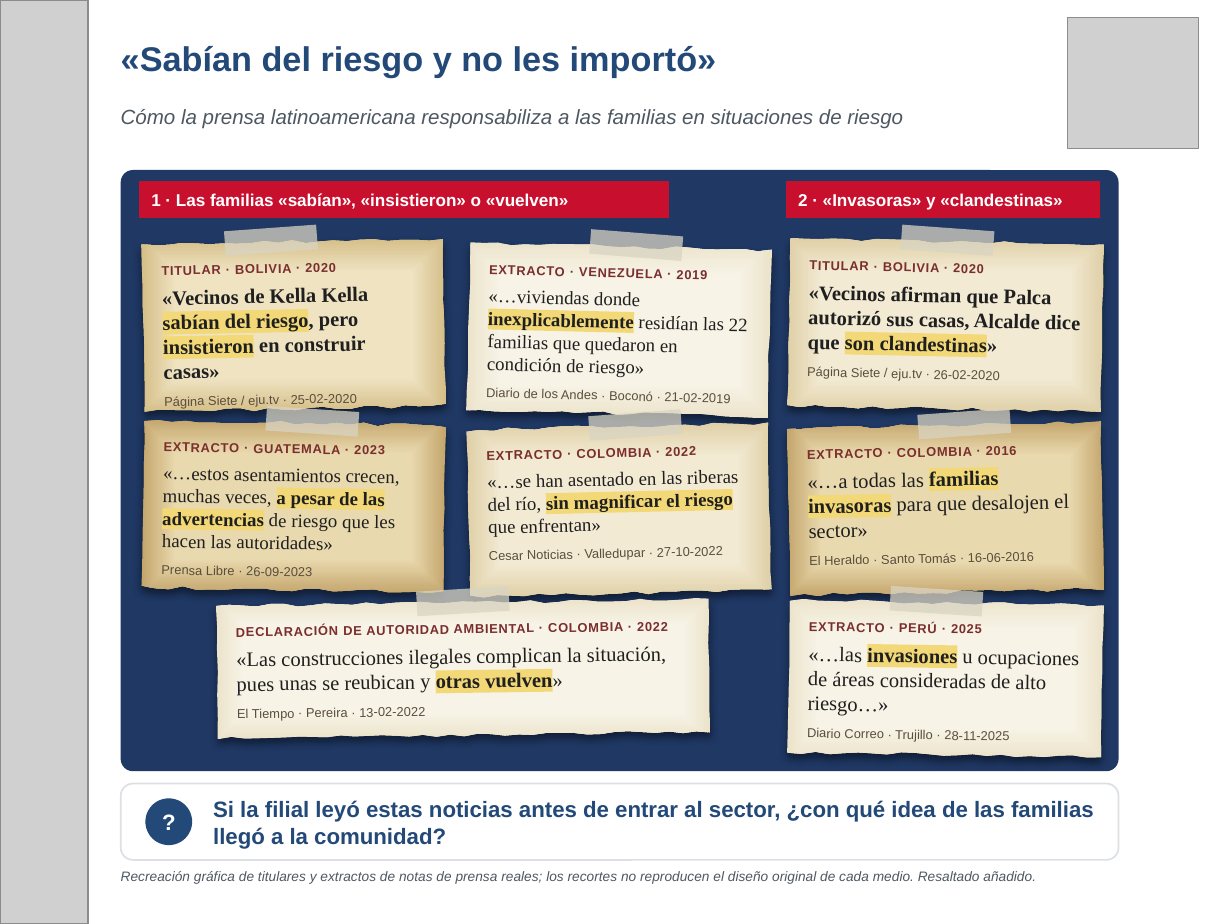
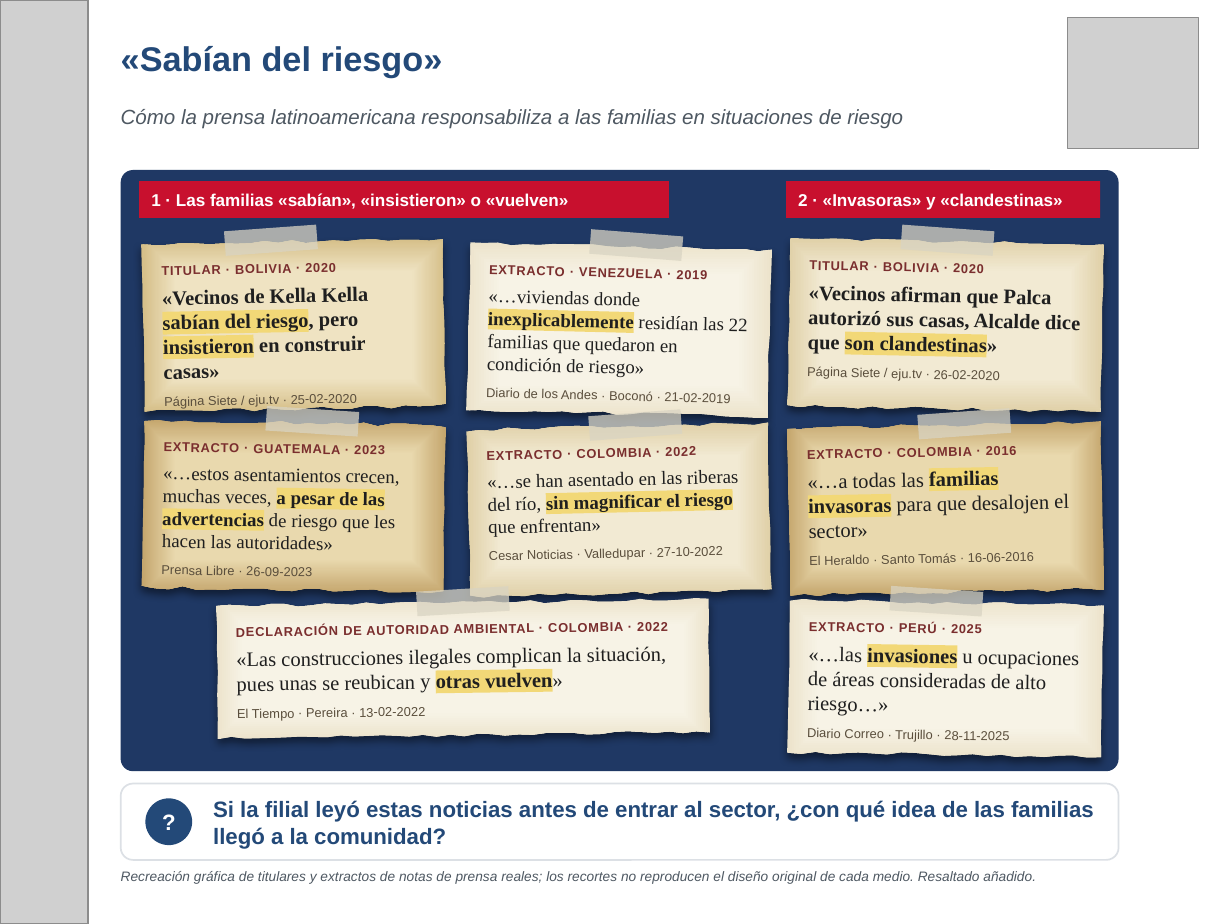
Before and after one commit to fmblancop/Hoja-de-Ruta-CRV, a slide deck: slide 3 of Hoja_de_Ruta_CRV_presentacion.pptx. Drawn at 1232x924 pixels with LibreOffice and Linux fonts; fonts in the diff are those of the drawing; grey boxes stand for pictures. Boxes give left, top, right and bottom in pixels: in the first picture for what was removed or moved away, otherwise in the second. Text is boxed around its words. In the diff, an @@ line names an element or a change of style, - is before the commit and + after.

```diff
--- a/Hoja_de_Ruta_CRV_presentacion.pptx
+++ b/Hoja_de_Ruta_CRV_presentacion.pptx
@@ text at bbox=[121, 46, 443, 77]: text changed @@
-«Sabían del riesgo y no les importó»
+«Sabían del riesgo»
```
Also in this commit, not shown: 4 other slides changed.
